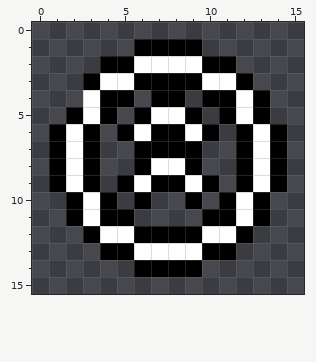
Pixel-art file, stored at objects/sprites/powerup.aseprite. Above is the file before it was changed.
16x16 pixels, 1 frame.
After the commit:
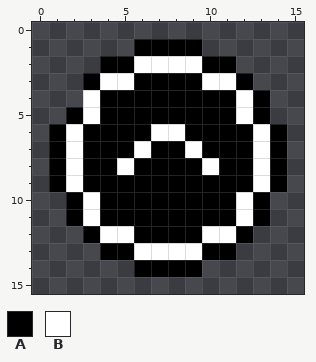
Palette (. is transparent): A #000000  B #ffffff
What changed:
y 4: x 6 . -> A; x 9 . -> A
y 5: x 5 . -> A; x 7..8 BB -> AA; x 10 . -> A
y 6: x 4 . -> A; x 6..9 BAAB -> ABBA; x 11 . -> A
y 7: x 4..6 ..A -> AAB; x 9..11 A.. -> BAA
y 8: x 4..5 .. -> AB; x 7..8 BB -> AA; x 10..11 .. -> BA
y 9: x 4 . -> A; x 6 B -> A; x 9 B -> A; x 11 . -> A
y 10: x 5 . -> A; x 7..8 .. -> AA; x 10 . -> A
y 11: x 6..9 .... -> AAAA
Changed places in both pictures, as pixel boxes (x1, y1, x2, y2):
changed: (100, 90, 236, 226)
